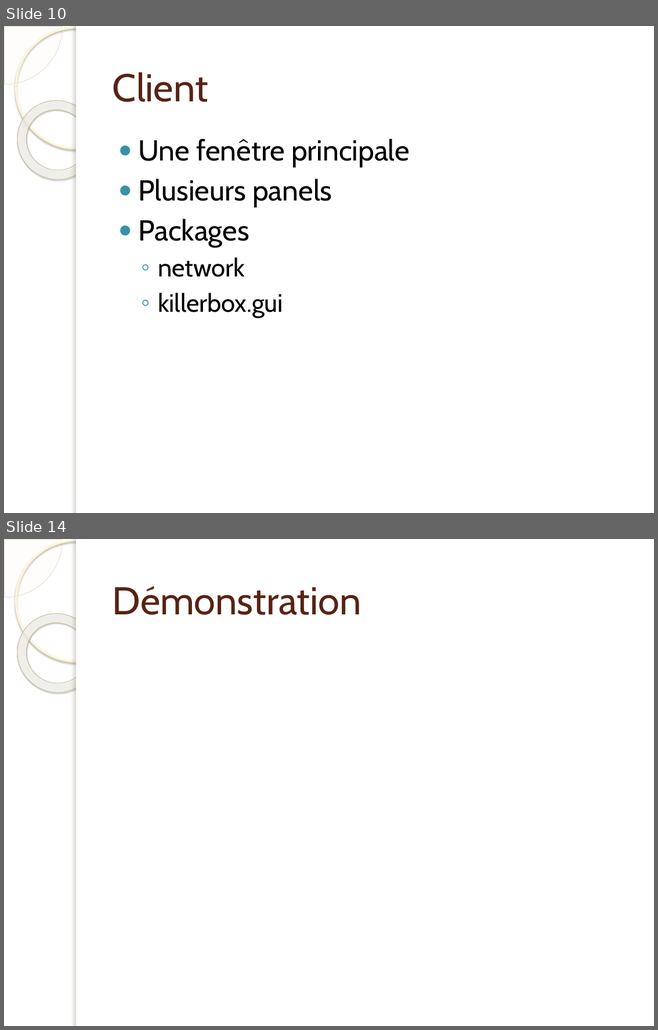
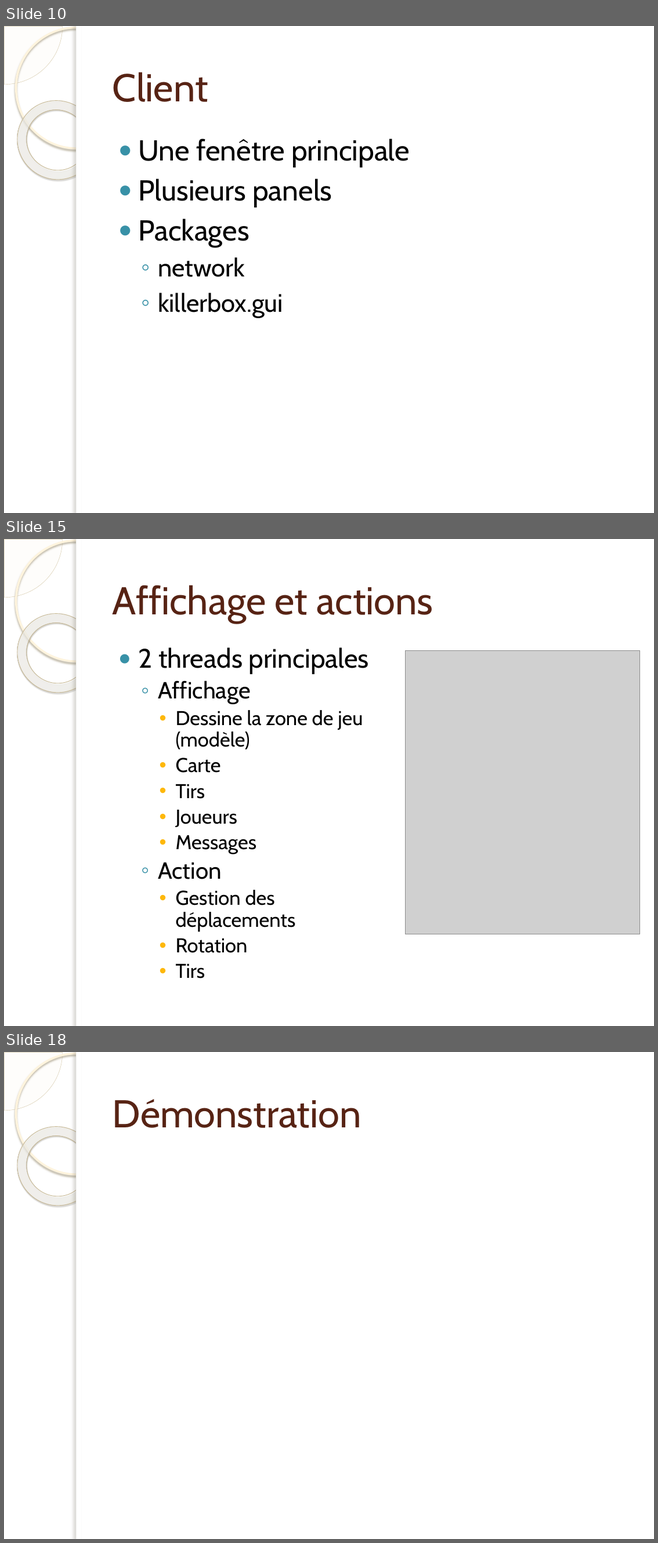
Before and after one commit to jonesbusy/killerbox, a slide deck: Documentation/presentation.pptx. Shown one above the other, each under a label of ours: slides 10 and 14 before the commit, slides 10, 15 and 18 after it; the slides between them are not shown. The pictures are 658x1030 and 658x1543 pixels, drawn with LibreOffice and Linux fonts; fonts in the diff are those of the drawing; grey boxes stand for pictures; background and template pictures are left out. Boxes give left, top, right and bottom in pixels: in the first picture for what was removed or moved away, otherwise in the second. Text is boxed around its words. In the diff, an @@ line names an element or a change of style, - is before the commit and + after.

```diff
--- a/Documentation/presentation.pptx
+++ b/Documentation/presentation.pptx
@@ slide 15 added at (x1=4, y1=539, x2=654, y2=1026), background picture (left out); not listed: 5 template elements that a slide beside it also shows @@
@@ title added at (x1=112, y1=585, x2=433, y2=623), 43 pt, text #572314 @@
+Affichage et actions
@@ text added at (x1=139, y1=647, x2=369, y2=979), 22.2 pt, text #000000 @@
+● 2 threads principales
+  ◦ Affichage
+    • Dessine la zone de jeu
+      (modèle)
+    • Carte
+    • Tirs
+    • Joueurs
+    • Messages
+  ◦ Action
+    • Gestion des déplacements
+    • Rotation
+    • Tirs
@@ picture added at (x1=405, y1=651, x2=639, y2=934) @@
@@ what was slide 14 is now slide 18 @@
```
Also in this commit, not shown: 7 other slides added, 4 slides removed, 5 other files.
